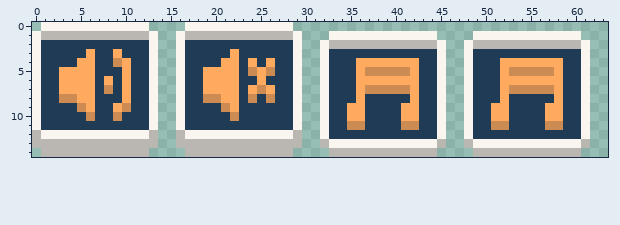
Pixel-art file, stored at spaceshooter/assets/icons/audio.aseprite. The first picture shows the starting point.
64x15 pixels, 1 frame.
Once edited:
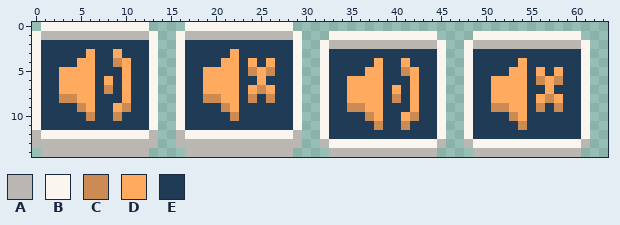
Palette (. is transparent): A #bab7b3  B #fbf5ef  C #cb8b52  D #ffaa5e  E #1f3b55
From old to new:
y 4: x 36..37 DD -> EE; x 39..40 DD -> EE; x 42 D -> E; x 52..53 DD -> EE; x 55..58 DDDD -> EEEE
y 5: x 36..40 DCCCC -> EDDEE; x 52..57 DCCCCC -> EDDEDE
y 6: x 35 E -> D; x 39..41 DDD -> EEE; x 51 E -> D; x 55..56 DD -> EC; x 58 D -> C
y 7: x 35 E -> D; x 37..41 CCCCC -> DDEDE; x 51 E -> D; x 53..58 CCCCCD -> DDEEDE
y 8: x 35 E -> D; x 37..38 EE -> DD; x 40 E -> C; x 51 E -> D; x 53..54 EE -> DD; x 56..57 EE -> DC
y 9: x 35..38 DDEE -> CCDD; x 41 D -> E; x 51..54 DDEE -> CCDD; x 56..58 EDD -> CEC
y 10: x 35..38 DDEE -> EECD; x 42 D -> C; x 51..54 DDEE -> EECD; x 57..58 DD -> EE
y 11: x 35..36 CC -> EE; x 38 E -> C; x 42 C -> E; x 51..52 CC -> EE; x 54 E -> C; x 57..58 CC -> EE
Boxes around the changes in both pictures, in picture pixels (x1, y1, x2, y2):
changed: (347, 58, 419, 130)
changed: (491, 58, 563, 130)
